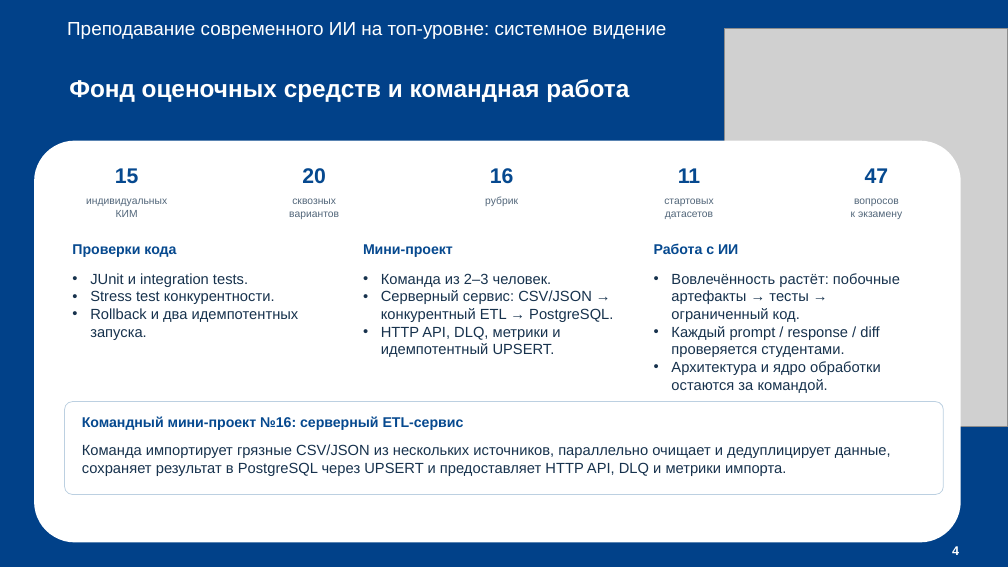
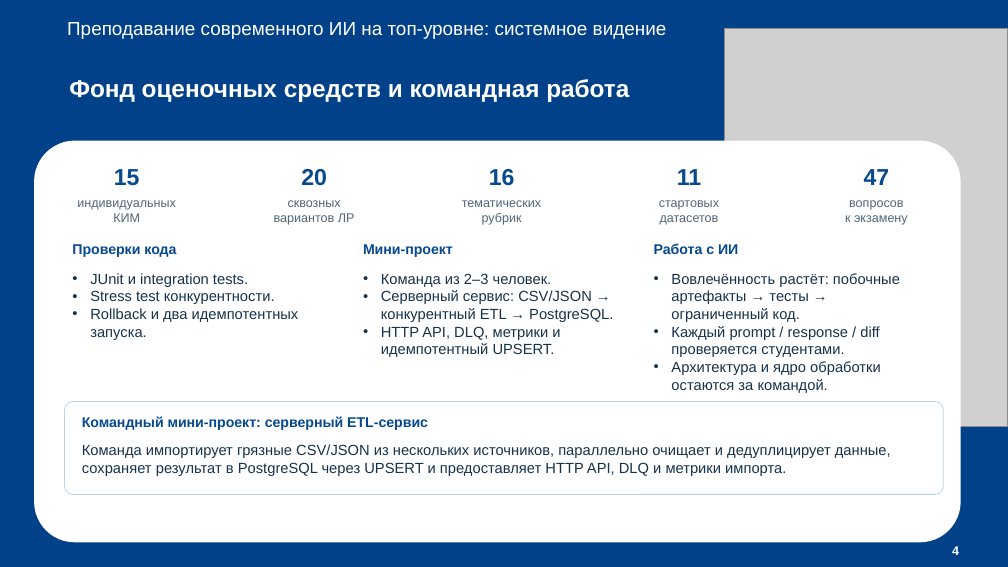
Before and after one commit to Stasychbr/top_ai_2026, a slide deck: slide 5 of data/Java_AI_course_defense(2).pptx. Drawn at 1008x567 pixels with LibreOffice and Linux fonts; fonts in the diff are those of the drawing; grey boxes stand for pictures. Boxes give left, top, right and bottom in pixels: in the first picture for what was removed or moved away, otherwise in the second. Text is boxed around its words. In the diff, an @@ line names an element or a change of style, - is before the commit and + after.

```diff
--- a/data/Java_AI_course_defense(2).pptx
+++ b/data/Java_AI_course_defense(2).pptx
@@ size 20.2 to 22 pt in 5 elements at [114, 169, 140, 186], [301, 169, 327, 186], [489, 169, 515, 186], [677, 169, 701, 185], [864, 169, 890, 185] @@
@@ text at [288, 200, 341, 207]: size 9.8 to 12 pt in "сквозных" @@
@@ text at [462, 200, 541, 225]: text changed; size 9.8 to 12 pt @@
-рубрик
+тематических рубрик
@@ size 9.8 to 12 pt in 3 elements at [77, 200, 176, 222], [659, 200, 719, 225], [845, 200, 908, 225] @@
@@ text at [274, 213, 355, 225]: text changed; size 9.8 to 12 pt @@
-вариантов
+вариантов ЛР
@@ text at [82, 416, 428, 430]: text changed @@
-Командный мини-проект №16: серверный ETL-сервис
+Командный мини-проект: серверный ETL-сервис
```
Also in this commit, not shown: 4 other slides changed, 1 slide added, 1 other file.
